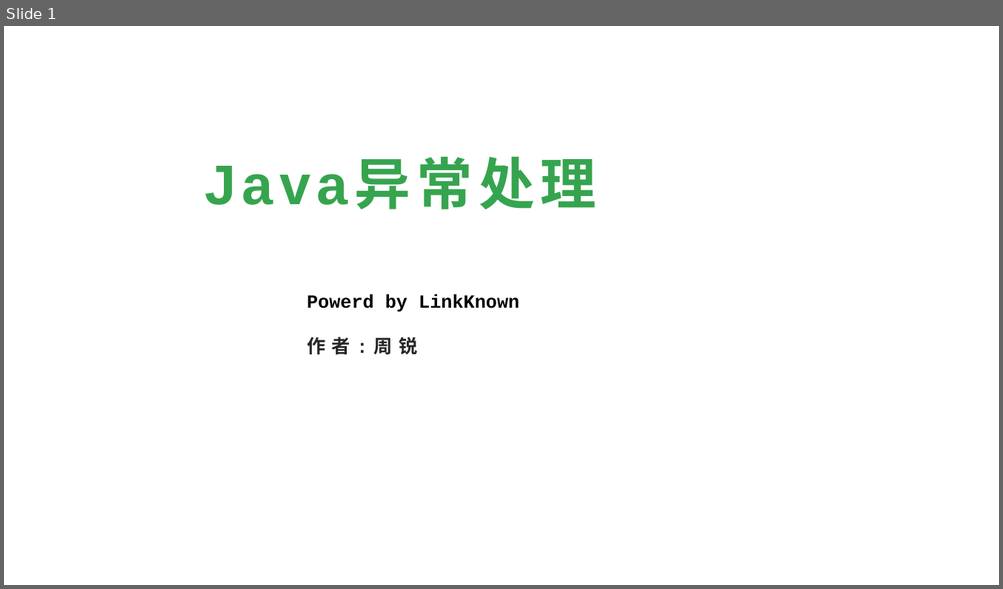
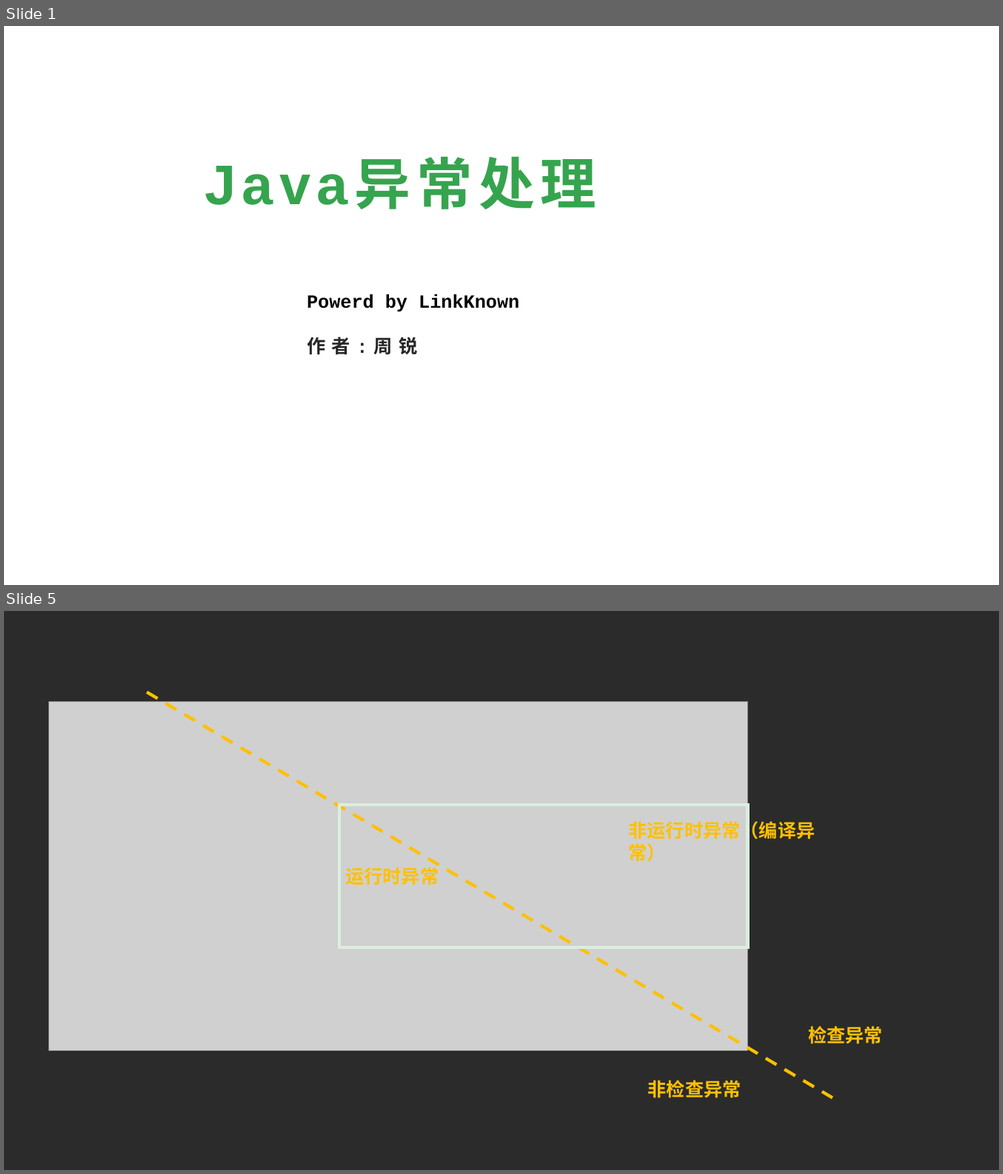
Before and after one commit to linkknown/PPT, a slide deck: 基础PPT/第6章：Java异常处理.pptx. Shown one above the other, each under a label of ours: slide 1 before the commit, slides 1 and 5 after it; the slides between them are not shown. The pictures are 1003x589 and 1003x1174 pixels, drawn with LibreOffice and Linux fonts; fonts in the diff are those of the drawing; grey boxes stand for pictures; background and template pictures are left out; a plain dark background stands for a picture behind light text. Boxes give left, top, right and bottom in pixels: in the first picture for what was removed or moved away, otherwise in the second. Text is boxed around its words. In the diff, an @@ line names an element or a change of style, - is before the commit and + after.

```diff
--- a/基础PPT/第6章：Java异常处理.pptx
+++ b/基础PPT/第6章：Java异常处理.pptx
@@ slide 5 added at (x1=4, y1=611, x2=999, y2=1170), background picture (left out) @@
@@ line added from (147, 692) to (832, 1098), #FFC000 3 pt dashed @@
@@ picture added at (x1=48, y1=701, x2=747, y2=1051) @@
@@ rectangle added at (x1=339, y1=805, x2=747, y2=948), outline #DBEEDF 3 pt @@
@@ text added at (x1=629, y1=818, x2=815, y2=842), 18 pt, text #FFC000, bold @@
+非运行时异常（编译异常）
@@ text added at (x1=345, y1=864, x2=438, y2=886), 18 pt, text #FFC000, bold @@
+运行时异常
@@ text added at (x1=808, y1=1026, x2=882, y2=1045), 18 pt, text #FFC000, bold @@
+检查异常
@@ text added at (x1=648, y1=1080, x2=741, y2=1099), 18 pt, text #FFC000, bold @@
+非检查异常
```
Also in this commit, not shown: 6 slides changed, 3 other slides added, 1 other file.
